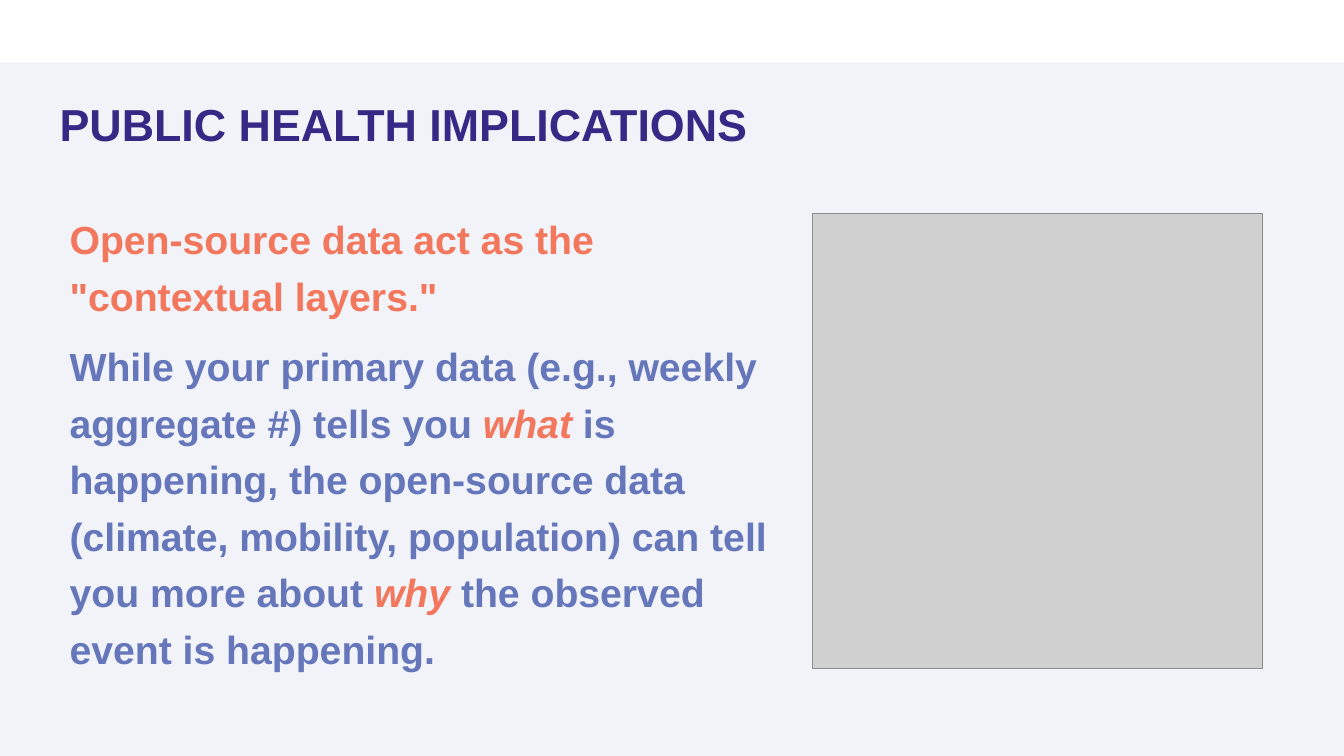
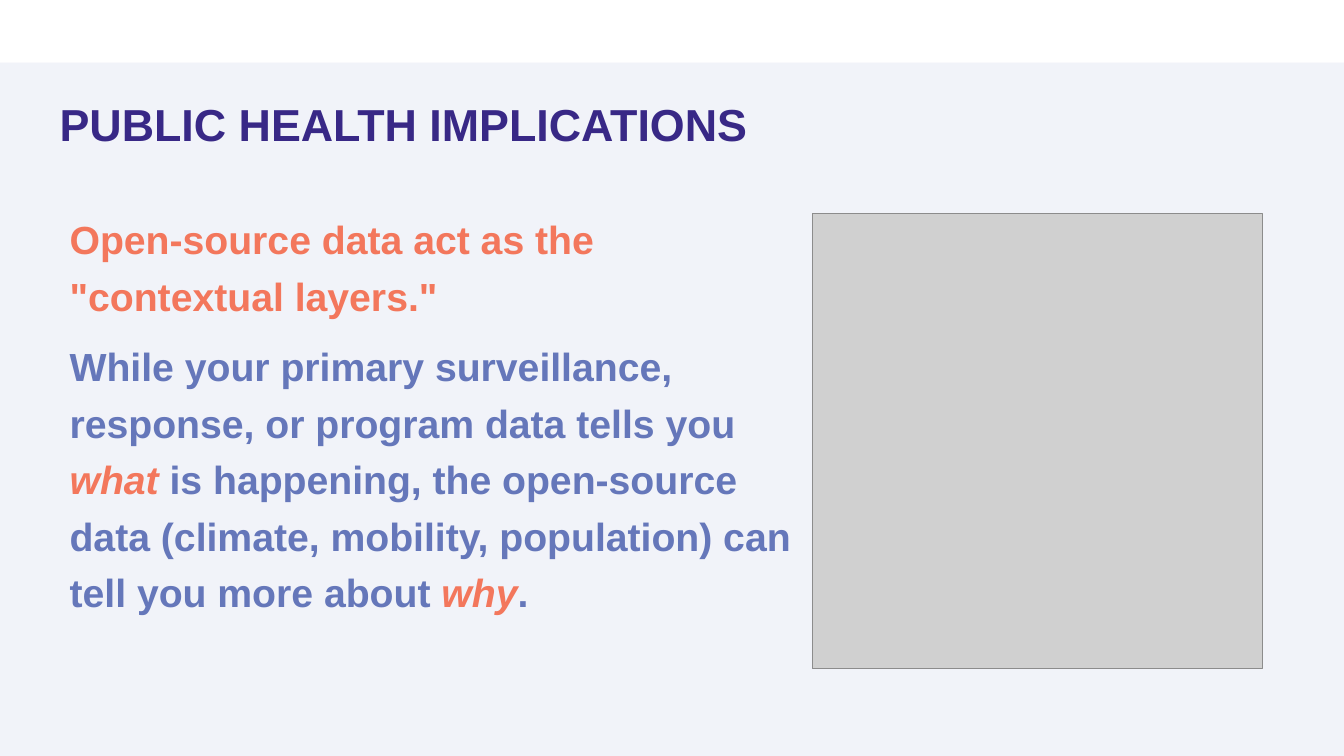
Before and after one commit to sooyoung1021/Module-5-Open-Source-Data, a slide deck: slide 5 of presentations/Module 5_Open Source Data.pptx. Drawn at 1344x756 pixels with LibreOffice and Linux fonts; fonts in the diff are those of the drawing; grey boxes stand for pictures; background and template pictures are left out. Boxes give left, top, right and bottom in pixels: in the first picture for what was removed or moved away, otherwise in the second. Text is boxed around its words. In the diff, an @@ line names an element or a change of style, - is before the commit and + after.

```diff
--- a/presentations/Module 5_Open Source Data.pptx
+++ b/presentations/Module 5_Open Source Data.pptx
@@ text at (70, 352, 790, 615): text changed @@
-While your primary data (e.g., weekly aggregate #) tells you what is happening, the open-source data (climate, mobility, population) can tell you more about why the observed event is happening.
+While your primary surveillance, response, or program data tells you what is happening, the open-source data (climate, mobility, population) can tell you more about why.
```
Also in this commit, not shown: 8 other slides changed, 12 slides added, 4 slides removed, 1 other file.
